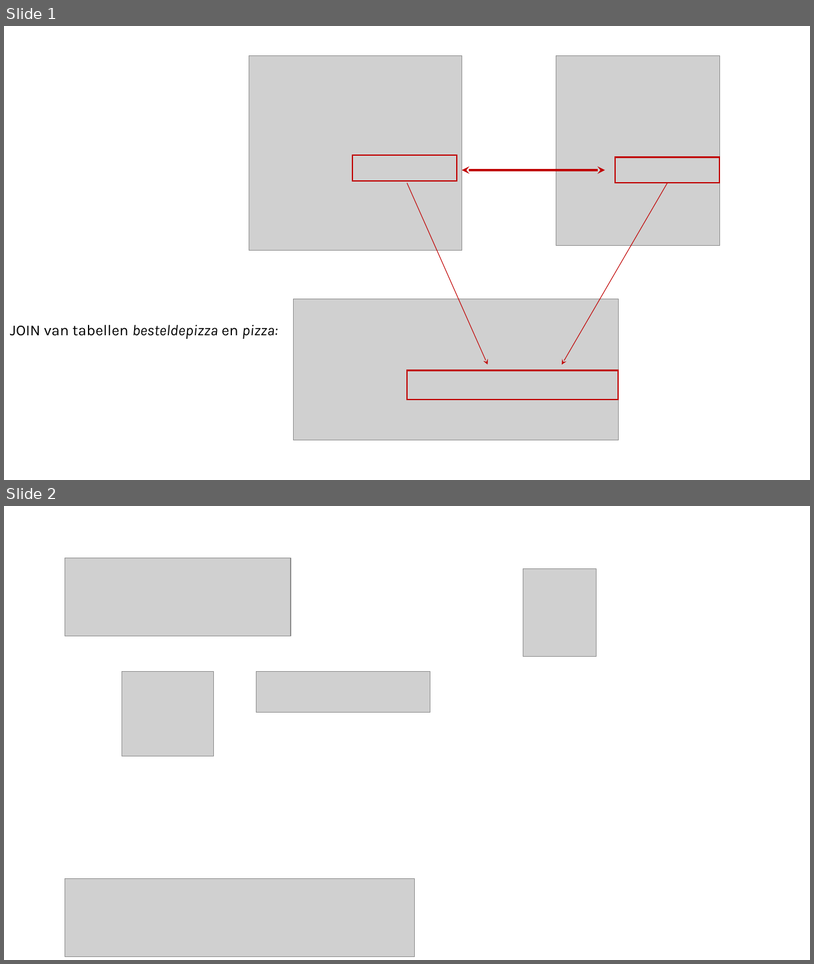
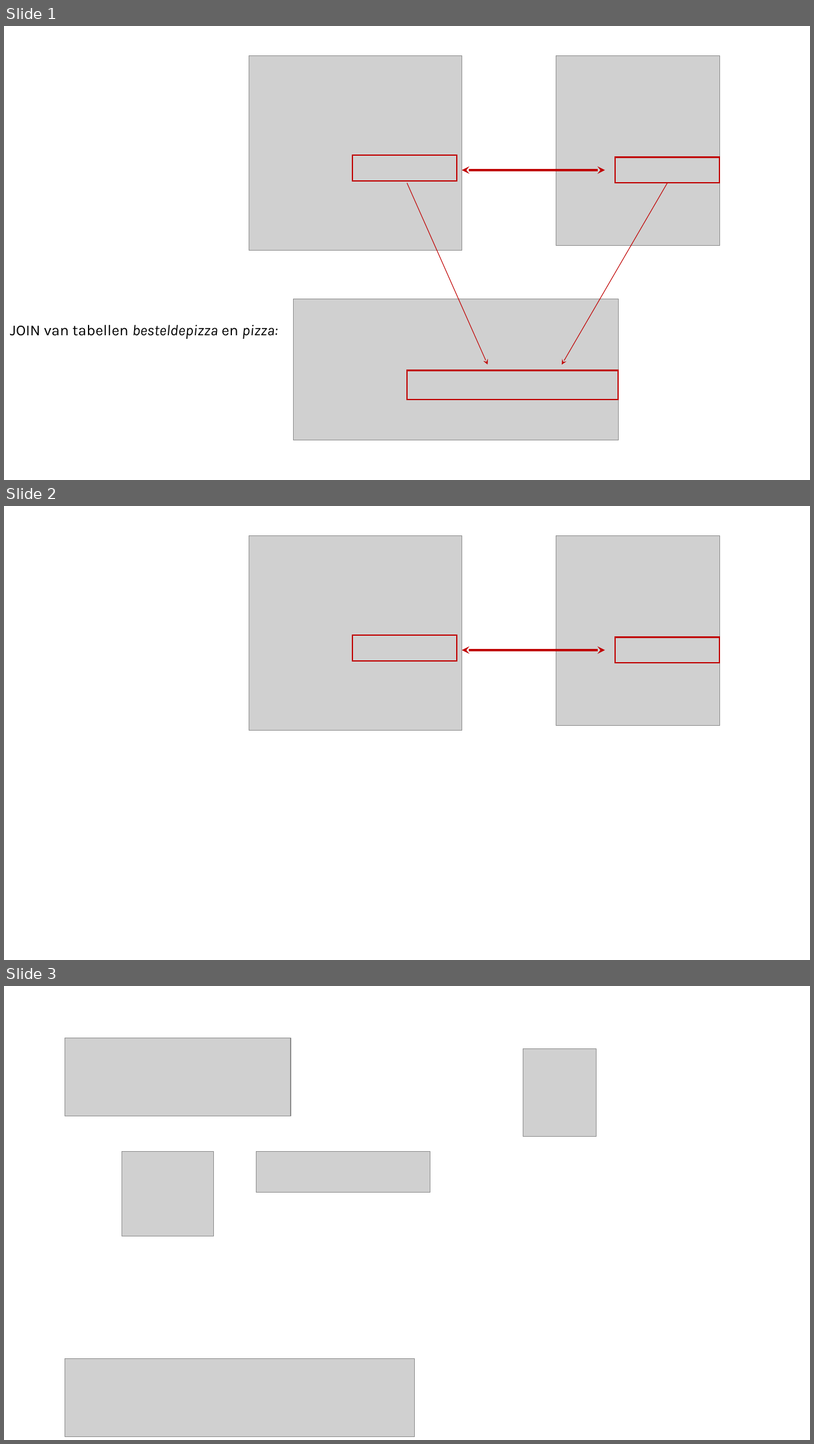
Before and after one commit to rweeda/PythonIA, a slide deck: sql/img/SQLcompact_afbeeldingen.pptx. Shown one above the other, each under a label of ours: slides 1 and 2 before the commit, slides 1, 2 and 3 after it. The pictures are 814x964 and 814x1444 pixels, drawn with LibreOffice and Linux fonts; fonts in the diff are those of the drawing; grey boxes stand for pictures. Boxes give left, top, right and bottom in pixels: in the first picture for what was removed or moved away, otherwise in the second. Text is boxed around its words. In the diff, an @@ line names an element or a change of style, - is before the commit and + after.

```diff
--- a/sql/img/SQLcompact_afbeeldingen.pptx
+++ b/sql/img/SQLcompact_afbeeldingen.pptx
@@ slide 2 added at (x1=4, y1=506, x2=810, y2=960), background #FFFFFF @@
@@ picture added at (x1=249, y1=535, x2=462, y2=730) @@
@@ picture added at (x1=557, y1=535, x2=720, y2=726) @@
@@ rectangle added at (x1=353, y1=636, x2=457, y2=661), outline #C00000 1.5 pt @@
@@ rectangle added at (x1=615, y1=637, x2=720, y2=663), outline #C00000 1.5 pt @@
@@ double arrow added from (462, 650) to (605, 650), #C00000 3 pt @@
@@ what was slide 2 is now slide 3 @@
```
Also in this commit, not shown: 1 other file.
